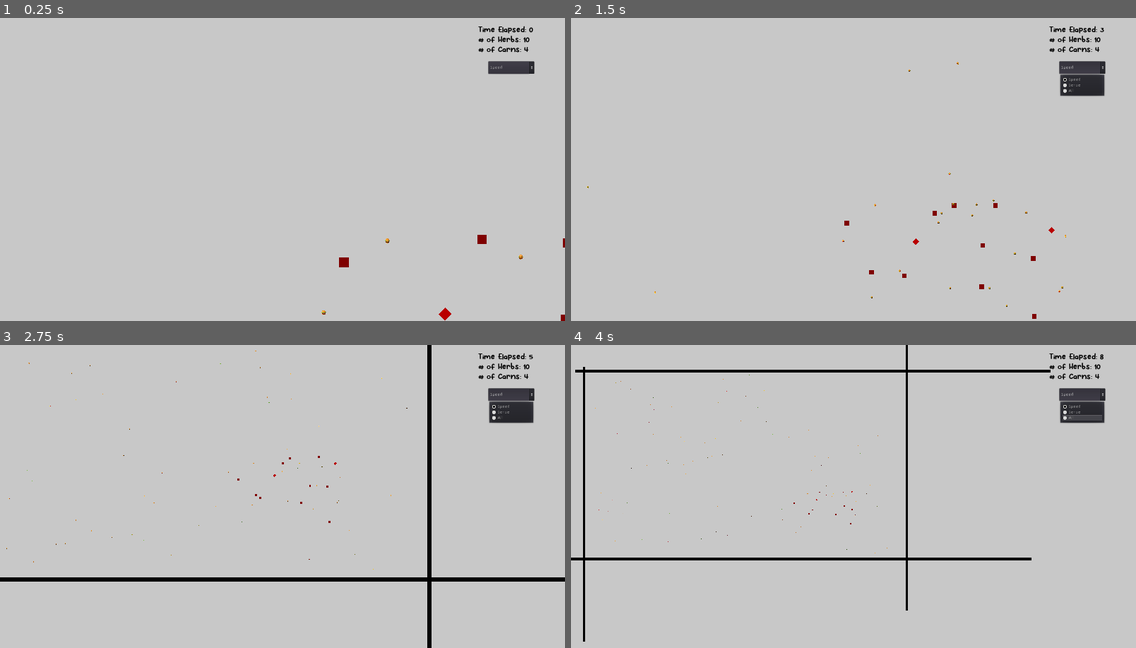
Above: before the commit, frames 1-4 (two rows, left to right).
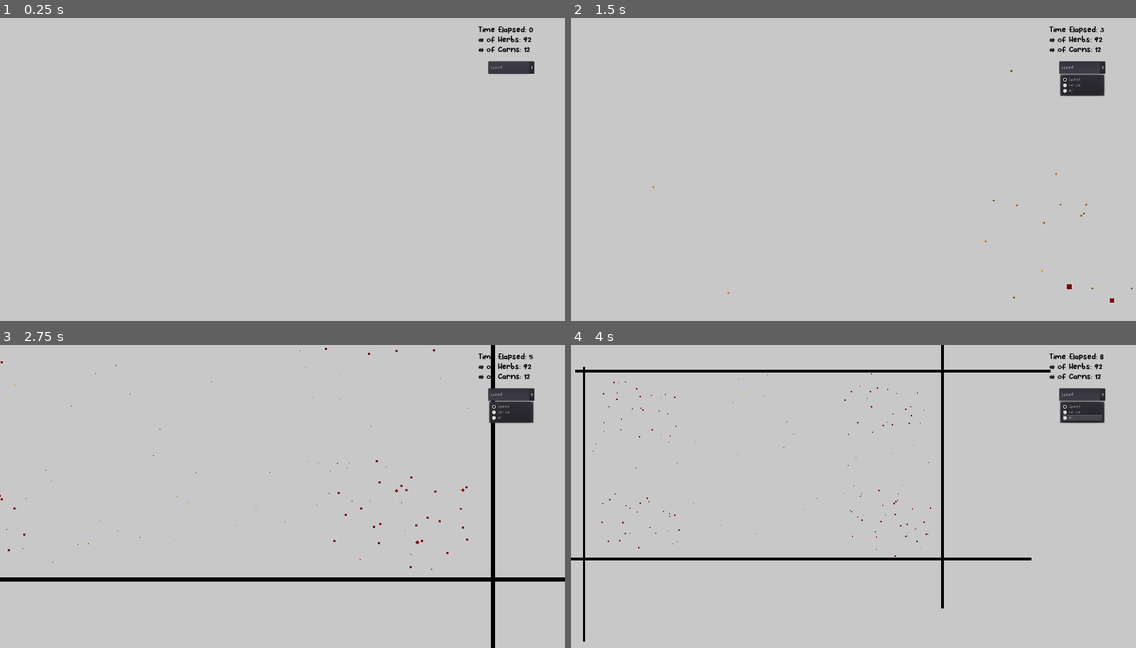
Above: after the commit, the same moments.

Repository: SachJay/LifeSimulator
Game: Godot game, scene res://Scenes/World.tscn
Same seed, same stepped clock (60 frames per second), same inputs: the game is played once before the commit and once after it.
Inputs:
- Up to frame 1 (0.25 s): no input
- Up to frame 2 (1.5 s): click "Speed" at 0.5 s; hold Right (run_right) from 1.28 s (still down); hold Z (zoom_in) from 1.28 s (still down)
- Up to frame 3 (2.75 s): release Right (run_right) at 2.03 s; release Z (zoom_in) at 2.03 s; hold S (run_down) from 2.03 s (still down); tap X (zoom_out) at 2.1 s
- Up to frame 4 (4 s): release S (run_down) at 2.78 s; hold Right (run_right) 2.78-3.53 s; hold Z (zoom_in) 2.78-3.53 s; hold Up (run_up) from 3.53 s (still down); tap X (zoom_out) at 3.6 s

The runs differ from the first frame. In frame 1, 0.2% of the frame differs, in the area x 56-100%, y 6-100%; in frame 2, 0.3%; in frame 3, 1.6%, in the area x 0-94%, y 0-100%; in frame 4, 0.9%.

Commit message:
finished V3, carnivores have been introduced

Diff:
--- a/app/Scenes/World.tscn
+++ b/app/Scenes/World.tscn
@@ -20,78 +20,336 @@
 [node name="animalGroup" type="Node" parent="."]
 
 [node name="herb1" parent="animalGroup" instance=ExtResource( 2 )]
-position = Vector2( 904, 477 )
+position = Vector2( 2582, 928 )
+
+[node name="herb11" parent="animalGroup" instance=ExtResource( 2 )]
+position = Vector2( 3141, 686 )
+
+[node name="herb12" parent="animalGroup" instance=ExtResource( 2 )]
+position = Vector2( 3291, 812 )
+
+[node name="herb13" parent="animalGroup" instance=ExtResource( 2 )]
+position = Vector2( 3349, 1013 )
+
+[node name="herb14" parent="animalGroup" instance=ExtResource( 2 )]
+position = Vector2( 3477, 1284 )
+
+[node name="herb15" parent="animalGroup" instance=ExtResource( 2 )]
+position = Vector2( 2766, 1439 )
+
+[node name="herb16" parent="animalGroup" instance=ExtResource( 2 )]
+position = Vector2( 2488, 1627 )
+
+[node name="herb17" parent="animalGroup" instance=ExtResource( 2 )]
+position = Vector2( 2158, 1407 )
+
+[node name="herb18" parent="animalGroup" instance=ExtResource( 2 )]
+position = Vector2( 1608, 1313 )
+
+[node name="herb19" parent="animalGroup" instance=ExtResource( 2 )]
+position = Vector2( 1546, 1023 )
+
+[node name="herb20" parent="animalGroup" instance=ExtResource( 2 )]
+position = Vector2( 1551, 585 )
+
+[node name="herb21" parent="animalGroup" instance=ExtResource( 2 )]
+position = Vector2( 2089, 271 )
+
+[node name="herb22" parent="animalGroup" instance=ExtResource( 2 )]
+position = Vector2( 2527, 328 )
+
+[node name="herb23" parent="animalGroup" instance=ExtResource( 2 )]
+position = Vector2( 2047, 441 )
 
 [node name="herb2" parent="animalGroup" instance=ExtResource( 2 )]
-position = Vector2( 652, 211 )
+position = Vector2( 2374, 558 )
 
 [node name="herb3" parent="animalGroup" instance=ExtResource( 2 )]
-position = Vector2( 201, 279 )
+position = Vector2( 1879, 730 )
 
 [node name="herb4" parent="animalGroup" instance=ExtResource( 2 )]
-position = Vector2( 326, 685 )
+position = Vector2( 2004, 1136 )
 
 [node name="herb5" parent="animalGroup" instance=ExtResource( 2 )]
-position = Vector2( 1203, 227 )
+position = Vector2( 2881, 678 )
 
 [node name="herb6" parent="animalGroup" instance=ExtResource( 2 )]
-position = Vector2( 1321, 597 )
+position = Vector2( 2918, 1085 )
 
 [node name="herb7" parent="animalGroup" instance=ExtResource( 2 )]
-position = Vector2( 965, 746 )
+position = Vector2( 2653, 1130 )
 
 [node name="herb8" parent="animalGroup" instance=ExtResource( 2 )]
-position = Vector2( 625, 805 )
+position = Vector2( 2259, 1095 )
 
 [node name="herb9" parent="animalGroup" instance=ExtResource( 2 )]
-position = Vector2( 1305, 821 )
+position = Vector2( 2983, 1272 )
 
 [node name="herb10" parent="animalGroup" instance=ExtResource( 2 )]
-position = Vector2( 929, 227 )
+position = Vector2( 2607, 678 )
 
 [node name="carnivore" parent="animalGroup" instance=ExtResource( 6 )]
-position = Vector2( 524, 450 )
+position = Vector2( 2184, 740 )
+
+[node name="carnivore3" parent="animalGroup" instance=ExtResource( 6 )]
+position = Vector2( 2487, 1389 )
 
 [node name="carnivore2" parent="animalGroup" instance=ExtResource( 6 )]
-position = Vector2( 1356, 419 )
+position = Vector2( 3034, 870 )
+
+[node name="herb24" parent="animalGroup" instance=ExtResource( 2 )]
+position = Vector2( -3834, 832 )
+
+[node name="herb25" parent="animalGroup" instance=ExtResource( 2 )]
+position = Vector2( -3275, 590 )
+
+[node name="herb26" parent="animalGroup" instance=ExtResource( 2 )]
+position = Vector2( -3125, 716 )
+
+[node name="herb27" parent="animalGroup" instance=ExtResource( 2 )]
+position = Vector2( -3067, 917 )
+
+[node name="herb28" parent="animalGroup" instance=ExtResource( 2 )]
+position = Vector2( -2939, 1188 )
+
+[node name="herb29" parent="animalGroup" instance=ExtResource( 2 )]
+position = Vector2( -3381, 1488 )
+
+[node name="herb30" parent="animalGroup" instance=ExtResource( 2 )]
+position = Vector2( -3928, 1531 )
+
+[node name="herb31" parent="animalGroup" instance=ExtResource( 2 )]
+position = Vector2( -4423, 1479 )
+
+[node name="herb32" parent="animalGroup" instance=ExtResource( 2 )]
+position = Vector2( -4808, 1217 )
+
+[node name="herb33" parent="animalGroup" instance=ExtResource( 2 )]
+position = Vector2( -4870, 927 )
+
+[node name="herb34" parent="animalGroup" instance=ExtResource( 2 )]
+position = Vector2( -4865, 489 )
+
+[node name="herb35" parent="animalGroup" instance=ExtResource( 2 )]
+position = Vector2( -4327, 175 )
+
+[node name="herb36" parent="animalGroup" instance=ExtResource( 2 )]
+position = Vector2( -3710, 221 )
+
+[node name="herb37" parent="animalGroup" instance=ExtResource( 2 )]
+position = Vector2( -4319, 503 )
+
+[node name="herb38" parent="animalGroup" instance=ExtResource( 2 )]
+position = Vector2( -4086, 566 )
+
+[node name="herb39" parent="animalGroup" instance=ExtResource( 2 )]
+position = Vector2( -4537, 634 )
+
+[node name="herb40" parent="animalGroup" instance=ExtResource( 2 )]
+position = Vector2( -4412, 1040 )
+
+[node name="herb41" parent="animalGroup" instance=ExtResource( 2 )]
+position = Vector2( -3535, 582 )
+
+[node name="herb42" parent="animalGroup" instance=ExtResource( 2 )]
+position = Vector2( -3417, 952 )
+
+[node name="herb43" parent="animalGroup" instance=ExtResource( 2 )]
+position = Vector2( -3773, 1101 )
+
+[node name="herb44" parent="animalGroup" instance=ExtResource( 2 )]
+position = Vector2( -4113, 1160 )
+
+[node name="herb45" parent="animalGroup" instance=ExtResource( 2 )]
+position = Vector2( -3433, 1176 )
+
+[node name="herb46" parent="animalGroup" instance=ExtResource( 2 )]
+position = Vector2( -3809, 582 )
+
+[node name="carnivore5" parent="animalGroup" instance=ExtResource( 6 )]
+position = Vector2( -4316, 876 )
+
+[node name="carnivore8" parent="animalGroup" instance=ExtResource( 6 )]
+position = Vector2( -3601, 848 )
+
+[node name="herb47" parent="animalGroup" instance=ExtResource( 2 )]
+position = Vector2( -3813, -1987 )
+
+[node name="herb48" parent="animalGroup" instance=ExtResource( 2 )]
+position = Vector2( -3254, -2229 )
+
+[node name="herb49" parent="animalGroup" instance=ExtResource( 2 )]
+position = Vector2( -3104, -2103 )
+
+[node name="herb50" parent="animalGroup" instance=ExtResource( 2 )]
+position = Vector2( -3046, -1902 )
+
+[node name="herb51" parent="animalGroup" instance=ExtResource( 2 )]
+position = Vector2( -2918, -1631 )
+
+[node name="herb52" parent="animalGroup" instance=ExtResource( 2 )]
+position = Vector2( -3360, -1331 )
+
+[node name="herb53" parent="animalGroup" instance=ExtResource( 2 )]
+position = Vector2( -3907, -1288 )
+
+[node name="herb54" parent="animalGroup" instance=ExtResource( 2 )]
+position = Vector2( -4402, -1340 )
+
+[node name="herb55" parent="animalGroup" instance=ExtResource( 2 )]
+position = Vector2( -4787, -1602 )
+
+[node name="herb56" parent="animalGroup" instance=ExtResource( 2 )]
+position = Vector2( -4849, -1892 )
+
+[node name="herb57" parent="animalGroup" instance=ExtResource( 2 )]
+position = Vector2( -4844, -2330 )
+
+[node name="herb58" parent="animalGroup" instance=ExtResource( 2 )]
+position = Vector2( -4306, -2644 )
+
+[node name="herb59" parent="animalGroup" instance=ExtResource( 2 )]
+position = Vector2( -4553, -2563 )
+
+[node name="herb60" parent="animalGroup" instance=ExtResource( 2 )]
+position = Vector2( -4298, -2316 )
+
+[node name="herb61" parent="animalGroup" instance=ExtResource( 2 )]
+position = Vector2( -4065, -2253 )
+
+[node name="herb62" parent="animalGroup" instance=ExtResource( 2 )]
+position = Vector2( -4516, -2185 )
+
+[node name="herb63" parent="animalGroup" instance=ExtResource( 2 )]
+position = Vector2( -4391, -1779 )
+
+[node name="herb64" parent="animalGroup" instance=ExtResource( 2 )]
+position = Vector2( -3514, -2237 )
+
+[node name="herb65" parent="animalGroup" instance=ExtResource( 2 )]
+position = Vector2( -3396, -1867 )
+
+[node name="herb66" parent="animalGroup" instance=ExtResource( 2 )]
+position = Vector2( -3752, -1718 )
+
+[node name="herb67" parent="animalGroup" instance=ExtResource( 2 )]
+position = Vector2( -4092, -1659 )
+
+[node name="herb68" parent="animalGroup" instance=ExtResource( 2 )]
+position = Vector2( -3412, -1643 )
+
+[node name="herb69" parent="animalGroup" instance=ExtResource( 2 )]
+position = Vector2( -3788, -2237 )
+
+[node name="herb70" parent="animalGroup" instance=ExtResource( 2 )]
+position = Vector2( 2437, -2019 )
+
+[node name="herb71" parent="animalGroup" instance=ExtResource( 2 )]
+position = Vector2( 2996, -2261 )
+
+[node name="herb72" parent="animalGroup" instance=ExtResource( 2 )]
+position = Vector2( 3146, -2135 )
+
+[node name="herb73" parent="animalGroup" instance=ExtResource( 2 )]
+position = Vector2( 3204, -1934 )
+
+[node name="herb74" parent="animalGroup" instance=ExtResource( 2 )]
+position = Vector2( 3332, -1663 )
+
+[node name="herb75" parent="animalGroup" instance=ExtResource( 2 )]
+position = Vector2( 2890, -1363 )
+
+[node name="herb76" parent="animalGroup" instance=ExtResource( 2 )]
+position = Vector2( 2343, -1320 )
+
+[node name="herb77" parent="animalGroup" instance=ExtResource( 2 )]
+position = Vector2( 1848, -1372 )
+
+[node name="herb78" parent="animalGroup" instance=ExtResource( 2 )]
+position = Vector2( 1463, -1634 )
+
+[node name="herb79" parent="animalGroup" instance=ExtResource( 2 )]
+position = Vector2( 1401, -1924 )
+
+[node name="herb80" parent="animalGroup" instance=ExtResource( 2 )]
+position = Vector2( 1406, -2362 )
+
+[node name="herb81" parent="animalGroup" instance=ExtResource( 2 )]
+position = Vector2( 1944, -2676 )
+
+[node name="herb82" parent="animalGroup" instance=ExtResource( 2 )]
+position = Vector2( 1744, -2582 )
+
+[node name="herb83" parent="animalGroup" instance=ExtResource( 2 )]
+position = Vector2( 1952, -2348 )
+
+[node name="herb84" parent="animalGroup" instance=ExtResource( 2 )]
+position = Vector2( 2185, -2285 )
+
+[node name="herb85" parent="animalGroup" instance=ExtResource( 2 )]
+position = Vector2( 1734, -2217 )
+
+[node name="herb86" parent="animalGroup" instance=ExtResource( 2 )]
+position = Vector2( 1859, -1811 )
+
+[node name="herb87" parent="animalGroup" instance=ExtResource( 2 )]
+position = Vector2( 2736, -2269 )
+
+[node name="herb88" parent="animalGroup" instance=ExtResource( 2 )]
+position = Vector2( 2854, -1899 )
+
+[node name="herb89" parent="animalGroup" instance=ExtResource( 2 )]
+position = Vector2( 2498, -1750 )
+
+[node name="herb90" parent="animalGroup" instance=ExtResource( 2 )]
+position = Vector2( 2158, -1691 )
+
+[node name="herb91" parent="animalGroup" instance=ExtResource( 2 )]
+position = Vector2( 2838, -1675 )
+
+[node name="herb92" parent="animalGroup" instance=ExtResource( 2 )]
+position = Vector2( 2462, -2269 )
+
+[node name="carnivore13" parent="animalGroup" instance=ExtResource( 6 )]
+position = Vector2( 1982, -2062 )
 
 [node name="foodGroup" type="Node" parent="."]
 
 [node name="food" parent="foodGroup" instance=ExtResource( 5 )]
-position = Vector2( 338, 219 )
+position = Vector2( 1254, 219 )
 
 [node name="food2" parent="foodGroup" instance=ExtResource( 5 )]
-position = Vector2( 498, 643 )
+position = Vector2( 1414, 643 )
 
 [node name="food5" parent="foodGroup" instance=ExtResource( 5 )]
-position = Vector2( 768, 271 )
+position = Vector2( 1684, 271 )
 
 [node name="food8" parent="foodGroup" instance=ExtResource( 5 )]
-position = Vector2( 823, 754 )
+position = Vector2( 1739, 754 )
 
 [node name="food9" parent="foodGroup" instance=ExtResource( 5 )]
-position = Vector2( 1077, 754 )
+position = Vector2( 1993, 754 )
 
 [node name="food10" parent="foodGroup" instance=ExtResource( 5 )]
-position = Vector2( 318, 813 )
+position = Vector2( 1234, 813 )
 
 [node name="food11" parent="foodGroup" instance=ExtResource( 5 )]
 position = Vector2( 1102, 188 )
 
 [node name="food12" parent="foodGroup" instance=ExtResource( 5 )]
-position = Vector2( 1566, 419 )
+position = Vector2( 2482, 419 )
 
 [node name="food6" parent="foodGroup" instance=ExtResource( 5 )]
-position = Vector2( 1313, 267 )
+position = Vector2( 2229, 267 )
 
 [node name="food7" parent="foodGroup" instance=ExtResource( 5 )]
-position = Vector2( 1240, 531 )
+position = Vector2( 2156, 531 )
 
 [node name="food3" parent="foodGroup" instance=ExtResource( 5 )]
-position = Vector2( 133, 450 )
+position = Vector2( 1049, 450 )
 
 [node name="food4" parent="foodGroup" instance=ExtResource( 5 )]
-position = Vector2( 1527, 774 )
+position = Vector2( 2443, 774 )
 
 [node name="left" parent="." instance=ExtResource( 1 )]
 modulate = Color( 0, 0, 0, 1 )
@@ -107,7 +365,7 @@
 
 [node name="right" parent="." instance=ExtResource( 1 )]
 modulate = Color( 0, 0, 0, 1 )
-position = Vector2( 2839, -435 )
+position = Vector2( 3747, -492 )
 scale = Vector2( 0.5, 11 )
 collision_layer = 1
 
@@ -130,6 +388,7 @@
 margin_right = 905.0
 color = Color( 0.788235, 0.788235, 0.788235, 1 )
 __meta__ = {
+"_edit_lock_": true,
 "_edit_use_anchors_": false
 }
 
@@ -180,9 +439,9 @@
 }
 
 [node name="LineEdit" type="LineEdit" parent="CanvasLayer2"]
-margin_left = 2325.0
+margin_left = 3241.0
 margin_top = 597.0
-margin_right = 2383.0
+margin_right = 3299.0
 margin_bottom = 621.0
 rect_scale = Vector2( 2.67667, 2.12402 )
 __meta__ = {
--- a/app/Scenes/carnivore.tscn
+++ b/app/Scenes/carnivore.tscn
@@ -4,10 +4,10 @@
 [ext_resource path="res://Scripts/carnivore.gd" type="Script" id=2]
 
 [sub_resource type="RectangleShape2D" id=1]
-extents = Vector2( 13.5, 13.0417 )
+extents = Vector2( 22.2222, 23.1111 )
 
 [sub_resource type="RectangleShape2D" id=2]
-extents = Vector2( 20.1481, 20.1481 )
+extents = Vector2( 29.6296, 30.8148 )
 
 [sub_resource type="CircleShape2D" id=3]
 radius = 48.8308
@@ -19,9 +19,8 @@
 script = ExtResource( 2 )
 
 [node name="Sprite" type="Sprite" parent="."]
-position = Vector2( 0, -2.86102e-06 )
 rotation = -0.785397
-scale = Vector2( 0.025, 0.0333333 )
+scale = Vector2( 0.0311315, 0.0415087 )
 texture = ExtResource( 1 )
 
 [node name="CollisionShape2D2" type="CollisionShape2D" parent="."]
@@ -34,7 +33,7 @@
 collision_mask = 5
 
 [node name="CollisionShape2D" type="CollisionShape2D" parent="Area2D"]
-position = Vector2( -5.29819e-08, 0 )
+position = Vector2( -4.23855e-07, 8.47711e-07 )
 scale = Vector2( 0.75, 0.75 )
 shape = SubResource( 2 )
 
--- a/app/Scripts/animal.gd
+++ b/app/Scripts/animal.gd
@@ -24,6 +24,7 @@
 var senseRad = startingSenseRad
 var senseConstant = 1
 var senseCoefficient = 1
+var senseVariance = 10
 
 #movement variables
 var xDir = 0.0
@@ -34,8 +35,10 @@
 var targetName = ""
 var offset = 25
 var reproduceAmount = 1
+var postreproduceAmount = 0
 
 var age = 0
+var maxAge = 500
 
 enum {SPEED, SENSE, ALL}
 var visible_trait = SPEED
@@ -45,7 +48,7 @@
 	age += 1
 	energy -= get_energy_cost()
 
-	if age == 25000:
+	if age > maxAge:
 		get_tree().get_root().get_node("World").whenAnimalDied(self)
 		self.queue_free()
 
@@ -65,7 +68,7 @@
 
 func eat_food():
 	if foodConsumed > reproduceAmount:
-		foodConsumed = 0
+		foodConsumed = postreproduceAmount
 		create_child()
 	else:
 		foodConsumed += 1
@@ -161,7 +164,7 @@
 func set_next_gen_traits(animal):
 	animal.position = self.position
 	animal.speed = trait_formatter(speed + rng.randf_range(-speedVariance, speedVariance), 500, 2000)
-	animal.set_sense_rad(trait_formatter(senseRad + rng.randf_range(-10.0, 10.0), 20, 200))
+	animal.set_sense_rad(trait_formatter(senseRad + rng.randf_range(-senseVariance, senseVariance), 20, 200))
 	animal.modulate = visualise_trait(visible_trait)
 	animal.visible_trait = visible_trait
 
--- a/app/Scripts/carnivore.gd
+++ b/app/Scripts/carnivore.gd
@@ -1,13 +1,19 @@
 extends "res://Scripts/animal.gd"
 
+func _init():
+	speed = 1200.0
+	senseRad = 75
+	startingEnergy = 3500000
+	speedVariance = 300
+	senseVariance = 30
+	postreproduceAmount = 1
+	reproduceAmount = 1
+	maxAge = 10000
+
 func _ready():
+	set_sense_rad(senseRad)
 	rng.randomize()
 	waittime = timer.wait_time
-	set_sense_rad(senseRad)
-	speed = 1200.0
-	senseRad = 65
-	startingEnergy = 1000000
-	speedVariance = 300
 	maxX = get_tree().get_root().get_node("World").get_node("right").position.x
 	maxY = get_tree().get_root().get_node("World").get_node("down").position.y
 
--- a/app/Scripts/world.gd
+++ b/app/Scripts/world.gd
@@ -42,11 +42,11 @@
 	camera.position.y -= delta * (Input.get_action_strength("run_up") - Input.get_action_strength("run_down")) * 1000
 	camera.zoom.x += delta * (Input.get_action_strength("zoom_in") - Input.get_action_strength("zoom_out")) * 5
 	camera.zoom.y += delta * (Input.get_action_strength("zoom_in") - Input.get_action_strength("zoom_out")) * 5
-	if(camera.zoom.x < 0):
-		camera.zoom.x = 0
+	if(camera.zoom.x < 0.1):
+		camera.zoom.x = 0.1
 
-	if(camera.zoom.y < 0):
-		camera.zoom.y = 0
+	if(camera.zoom.y < 0.1):
+		camera.zoom.y = 0.1
 
 func _on_Timer_timeout():
 	counter+=1
@@ -62,8 +62,7 @@
 
 	if counter % 10 == 0:
 		totalHerb.text = "# of Herbs: " + str(get_tree().get_nodes_in_group("herb").size())
-		totalCarn.text = "# of Carns: " + str(get_tree().get_nodes_in_group("carn").size())
-		pass #end of day
+		totalCarn.text = "# of Carns: " + str(get_tree().get_nodes_in_group("carn").size()/2)
 
 func whenAnimalCreated(animal):
 	pass
